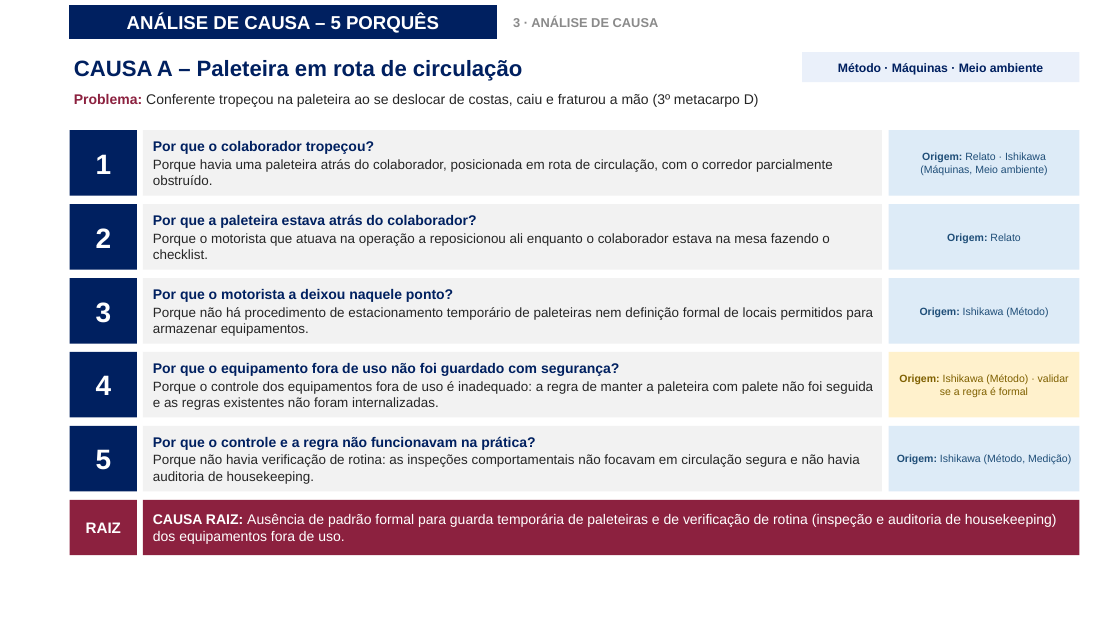
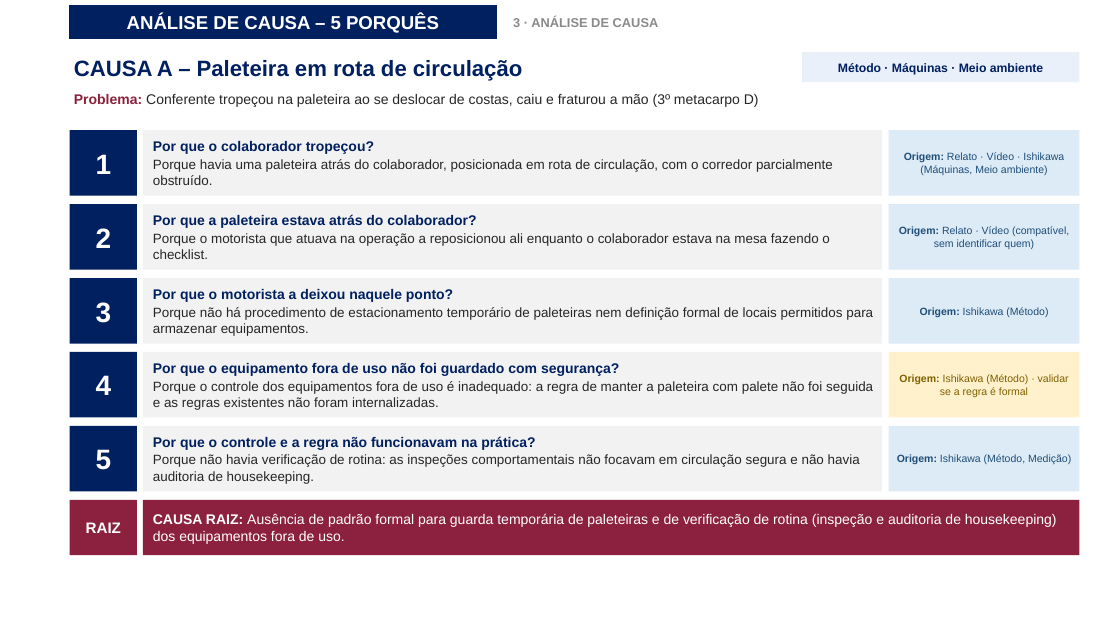
Before and after one commit to luantavarez9/hospital-seguro, a slide deck: slide 17 of entrega_acidente_GRU1/Apresentacao_Ocorrencia_Acidente_GRU_I.pptx (slide 16 before the commit). Drawn at 1120x630 pixels with LibreOffice and Linux fonts; fonts in the diff are those of the drawing; background and template pictures are left out. Boxes give left, top, right and bottom in pixels: in the first picture for what was removed or moved away, otherwise in the second. Text is boxed around its words. In the diff, an @@ line names an element or a change of style, - is before the commit and + after.

```diff
--- a/entrega_acidente_GRU1/Apresentacao_Ocorrencia_Acidente_GRU_I.pptx
+++ b/entrega_acidente_GRU1/Apresentacao_Ocorrencia_Acidente_GRU_I.pptx
@@ text in rectangle at [904, 152, 1064, 175]: text changed @@
-Origem: Relato · Ishikawa (Máquinas, Meio ambiente)
+Origem: Relato · Vídeo · Ishikawa (Máquinas, Meio ambiente)
@@ text in rectangle at [899, 226, 1069, 249]: text changed; bold off @@
-Origem: Relato
+Origem: Relato · Vídeo (compatível, sem identificar quem)
```
Also in this commit, not shown: 11 other slides changed, 1 slide added, 15 other files.
